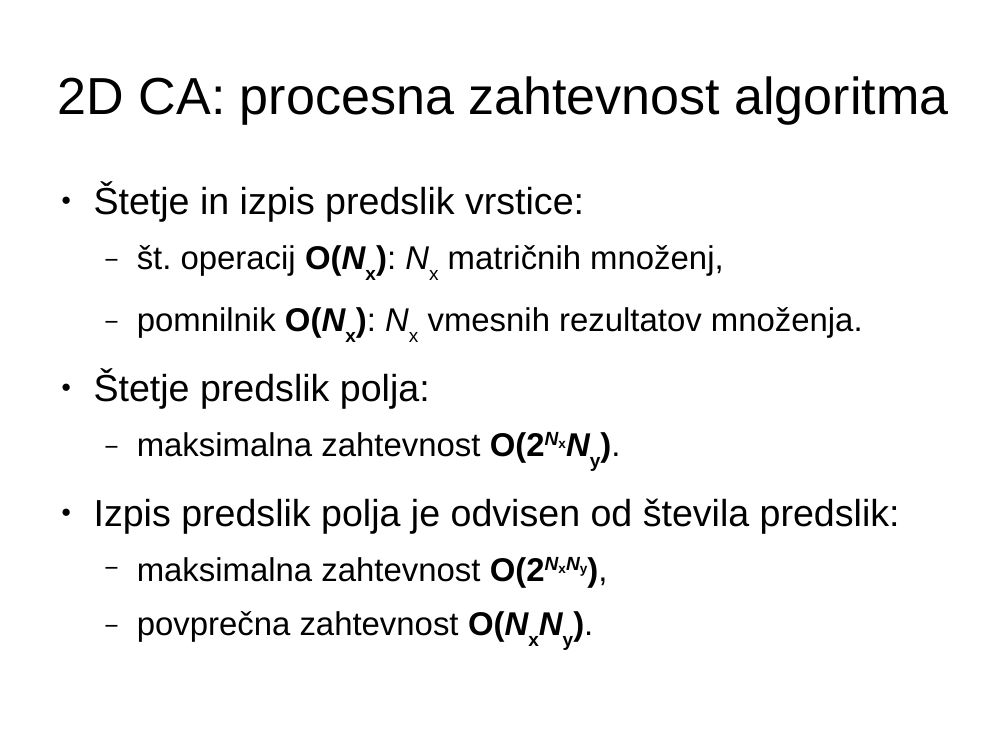
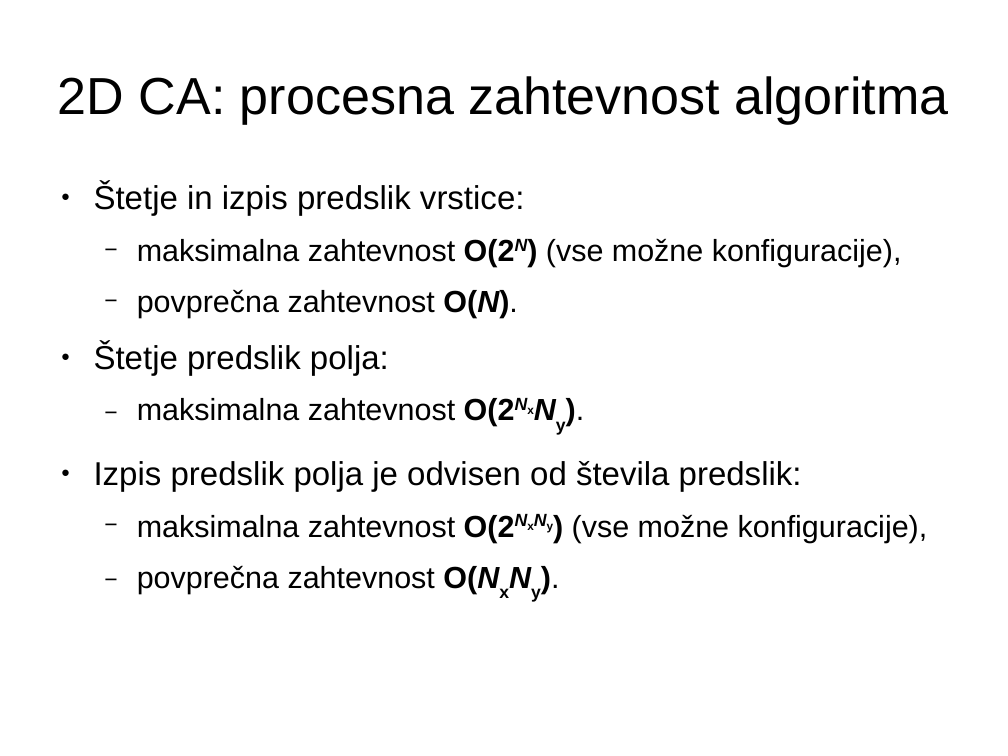
Before and after one commit to jeras/fri-latex-templates, a slide deck: slide 21 of predstavitev/predstavitev.odp. Drawn at 1008x756 pixels with LibreOffice and Linux fonts; fonts in the diff are those of the drawing. Boxes give left, top, right and bottom in pixels: in the first picture for what was removed or moved away, otherwise in the second. Text is boxed around its words. In the diff, an @@ line names an element or a change of style, - is before the commit and + after.

```diff
--- a/predstavitev/predstavitev.odp
+++ b/predstavitev/predstavitev.odp
@@ text at box(94, 183, 802, 593): size 29.6 to 26 pt in "Štetje in izpis predslik vrstice:", "Štetje predslik polja:", "Izpis predslik polja je odvisen od števila ..."; size 25.9 to 24 pt in "maksimalna zahtevnost O(2NxNy).", "povprečna zahtevnost O(NxNy)."; size 18.5 to 16 pt in "O(2NxNy)." @@
@@ text at box(137, 238, 902, 318): text changed; size 25.9 to 24 pt @@
-  − št. operacij O(Nx): Nx matričnih množenj,
-  − pomnilnik O(Nx): Nx vmesnih rezultatov množenja.
+  − maksimalna zahtevnost O(2N) (vse možne konfiguracije),
+  − povprečna zahtevnost O(N).
@@ text at box(137, 514, 928, 542): text changed; size 25.9 to 24 pt @@
-  − maksimalna zahtevnost O(2NxNy),
+  − maksimalna zahtevnost O(2NxNy) (vse možne konfiguracije),
```
Also in this commit, not shown: 18 other slides changed, 7 other files.
